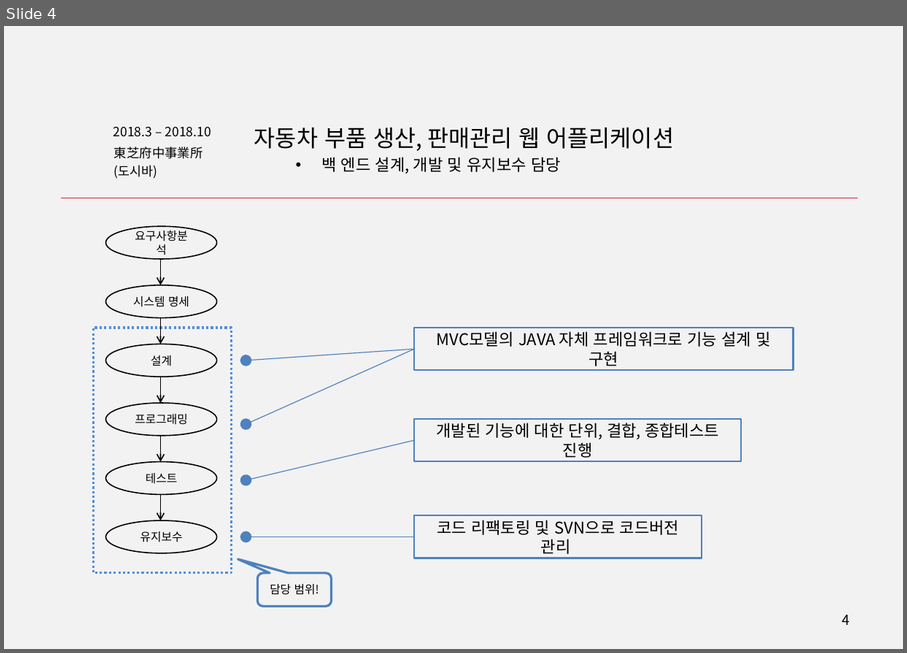
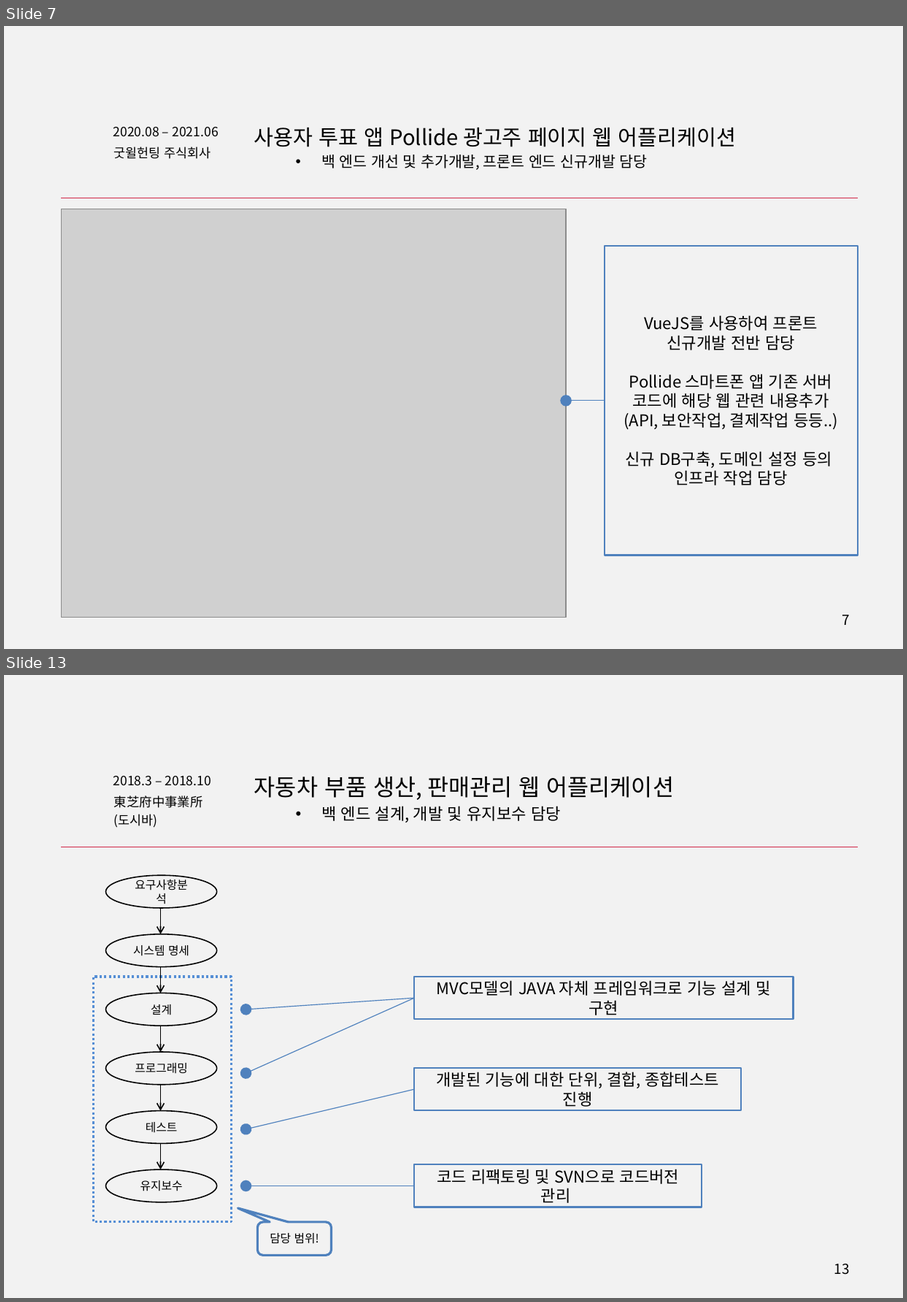
Before and after one commit to Marmaladee/Portfolio, a slide deck: 포트폴리오_강동수(Kang Dongsoo).pptx. Shown one above the other, each under a label of ours: slide 4 before the commit, slides 7 and 13 after it; the slides between them are not shown. The pictures are 907x653 and 907x1302 pixels, drawn with LibreOffice and Linux fonts; fonts in the diff are those of the drawing; grey boxes stand for pictures. Boxes give left, top, right and bottom in pixels: in the first picture for what was removed or moved away, otherwise in the second. Text is boxed around its words. In the diff, an @@ line names an element or a change of style, - is before the commit and + after.

```diff
--- a/포트폴리오_강동수(Kang Dongsoo).pptx
+++ b/포트폴리오_강동수(Kang Dongsoo).pptx
@@ slide 7 added at [4, 26, 903, 649], background #F2F2F2 @@
@@ text added at [113, 127, 219, 137], 11.1 pt, text #000000 @@
+2020.08 – 2021.06
@@ text added at [254, 127, 736, 170], 18.5 pt, text #000000 @@
+사용자 투표 앱 Pollide 광고주 페이지 웹 어플리케이션
+  • 백 엔드 개선 및 추가개발, 프론트 엔드 신규개발 담당
@@ text added at [114, 146, 211, 159], 11 pt, text #000000 @@
+굿윌헌팅 주식회사
@@ line added from (61, 198) to (859, 198), #D02646 0.75 pt @@
@@ picture added at [61, 208, 566, 617] @@
@@ rectangle added at [604, 246, 857, 555], outline #4F81BD 1.5 pt, 14 pt, text #000000 @@
+VueJS를 사용하여 프론트 신규개발 전반 담당
+Pollide 스마트폰 앱 기존 서버 코드에 해당 웹 관련 내용추가
+(API, 보안작업, 결제작업 등등..)
+신규 DB구축, 도메인 설정 등의
+인프라 작업 담당
@@ arrow added from (604, 400) to (566, 400), #4F81BD 0.75 pt @@
@@ page number added at [842, 614, 850, 625], 12 pt, text #000000 @@
+7
@@ what was slide 4 is now slide 13 @@
@@ page number at [835, 1263, 850, 1274]: text changed @@
-4
+13
```
Also in this commit, not shown: 3 slides changed, 8 other slides added, 4 other files.
